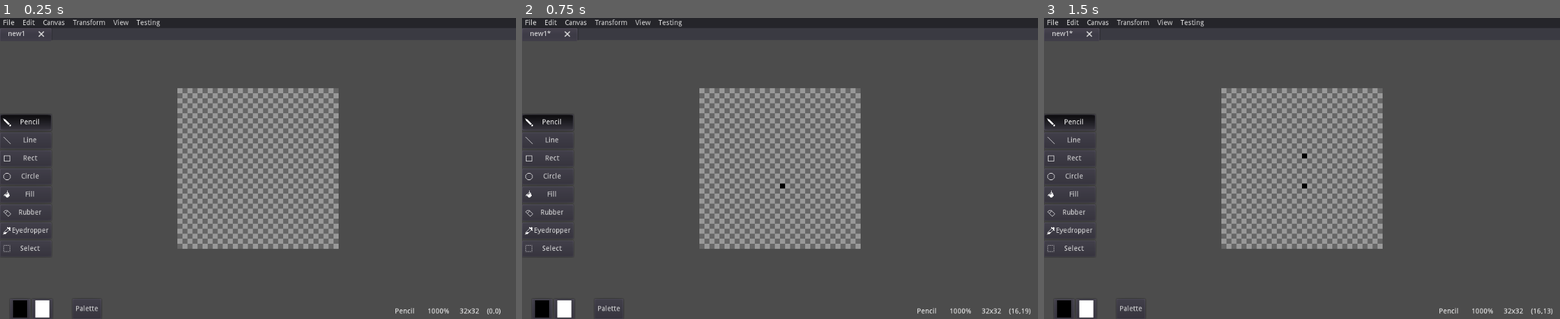
Above: before the commit, frames 1-3 (left to right).
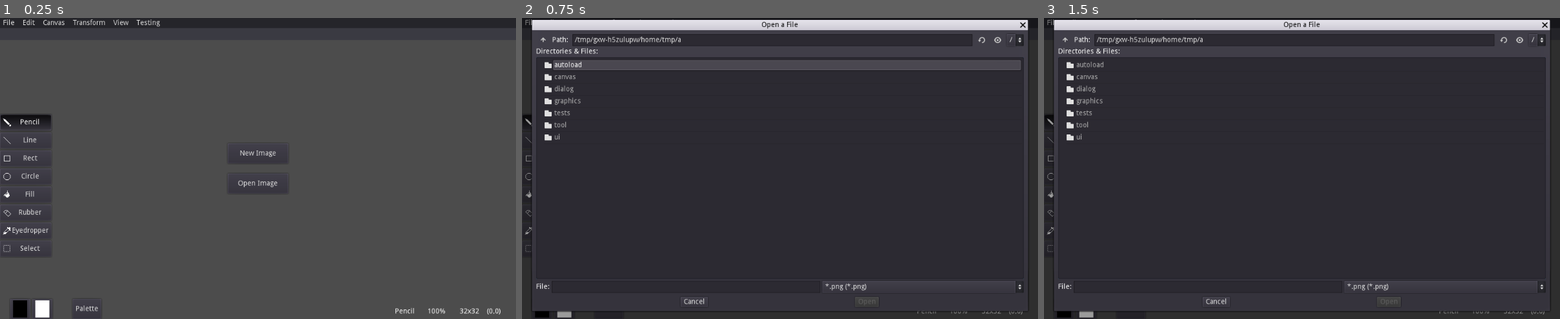
Above: after the commit, the same moments.

Repository: LukeSSJ/yokai
Game: Godot game, scene res://Main.tscn
Two runs of this game, one before a commit and one after it. Both use one fixed random seed, a clock stepped at 60 frames per second and the inputs below.
Inputs (mouse positions are in pixels of both pictures, inside the frame that each line leads up to):
- Up to frame 1 (0.25 s): no input
- Up to frame 2 (0.75 s): click (780, 183) at 0.5 s, where only the run after the commit has a clickable "Open Image"
- Up to frame 3 (1.5 s): click (1302, 153) at 1.25 s, where only the run after the commit has a clickable "New Image"

The runs differ from the first frame. In frame 1, 17% of the frame differs, in the area x 0-87%, y 3-99%; in frame 2, 83%; in frame 3, 86%, in the area x 0-100%, y 0-100%.

Commit message:
Allow all canvases to be closed

Diff:
--- a/Main.gd
+++ b/Main.gd
@@ -2,6 +2,7 @@
 
 onready var CanvasList := $CanvasList
 onready var UI := $UI
+onready var Dashboard := $UI/Dashboard
 onready var Colors := $UI/Colors
 onready var Tools := $UI/Tools
 onready var ImageTabs = $UI/TopBar/TabWrap/ImageTabs
@@ -42,16 +43,13 @@
 
 	tool_set("Pencil")
 
-	image_new_confirmed(Vector2(32, 32))
-	Global.Canvas.blank = true
-
 	# Open files from cmd args
 	for arg in OS.get_cmdline_args():
 		image_open_confirmed(arg)
 
 
 func _unhandled_input(event) -> void:
-	if event is InputEventMouse:
+	if event is InputEventMouse and Global.Canvas:
 		Global.Canvas.mouse_event(event)
 
 	# Keyboard shortcuts
@@ -100,16 +98,14 @@
 
 
 func tab_changed(tab : int) -> void:
-	Global.Canvas.hide()
-	Global.Canvas = CanvasList.get_child(tab)
-	Global.Canvas.make_active()
-	update_window_title()
+	if Global.Canvas:
+		Global.Canvas.hide()
+		Global.Canvas = CanvasList.get_child(tab)
+		Global.Canvas.make_active()
+		update_window_title()
 
 
 func tab_close(tab: int) -> void:
-	if CanvasList.get_child_count() == 1:
-		return
-
 	ImageTabs.current_tab = tab
 	if Global.Canvas.dirty:
 		UnsavedTab.popup_centered(Vector2(200, 100))
@@ -126,9 +122,17 @@
 	var tab : int = ImageTabs.current_tab
 	ImageTabs.remove_tab(tab)
 	CanvasList.get_child(tab).queue_free()
+
+	if ImageTabs.current_tab == -1:
+		Global.Canvas = null
+		Dashboard.show()
+		return
+
 	Global.Canvas = CanvasList.get_child(ImageTabs.current_tab)
+
 	if Global.Canvas.is_queued_for_deletion():
 		Global.Canvas = CanvasList.get_child(ImageTabs.current_tab + 1)
+
 	Global.Canvas.show()
 	Global.Canvas.make_active()
 
@@ -150,6 +154,7 @@
 func image_new_confirmed(size := Vector2.ZERO) -> void:
 	var canvas = Canvas.instance()
 	var tab := CanvasList.get_child_count()
+
 	if size != Vector2.ZERO:
 		canvas.image_size = size
 
@@ -160,6 +165,8 @@
 
 	if Global.Canvas:
 		Global.Canvas.hide()
+
+	Dashboard.hide()
 
 	canvas.connect("update_title", self, "tab_rename")
 	canvas.connect("update_zoom", UI, "update_zoom")
@@ -173,6 +180,10 @@
 
 
 func image_save() -> void:
+	if not Global.Canvas:
+		return
+
+
 	if Global.Canvas.image_file:
 		image_save_confirmed(Global.Canvas.image_file)
 	else:
@@ -180,6 +191,9 @@
 
 
 func image_save_as() -> void:
+	if not Global.Canvas:
+		return
+
 	# NOTE: When saving the filename defaults to the top filename
 
 	if Global.session.get("save_dir"):
@@ -202,6 +216,7 @@
 func image_open() -> void:
 	Backdrop.show()
 	OpenImage.popup_centered()
+
 	if Global.session.get("open_dir"):
 		OpenImage.current_dir = Global.session.open_dir
 
@@ -210,17 +225,17 @@
 	print("Opened file: " + file)
 	Global.session_set("open_dir", file.get_base_dir())
 
-	if not Global.Canvas.blank:
-		image_new_confirmed()
-		new_count -= 1
-
+	image_new_confirmed()
+	new_count -= 1
 
 	if Global.Canvas.image_load(file):
-		Global.Canvas.blank = false
 		update_window_title()
 
 
 func import_image() -> void:
+	if not Global.Canvas:
+		return
+
 	Backdrop.show()
 	ImportImage.popup_centered()
 
@@ -235,6 +250,9 @@
 
 
 func resize_canvas() -> void:
+	if not Global.Canvas:
+		return
+
 	Backdrop.show()
 	ResizeCanvas.popup_centered(Vector2(200, 100))
 	ResizeCanvas.on_popup()
--- a/Main.tscn
+++ b/Main.tscn
@@ -22,6 +22,34 @@
 
 [node name="UI" type="CanvasLayer" parent="."]
 script = ExtResource( 3 )
+
+[node name="Dashboard" type="MarginContainer" parent="UI"]
+anchor_left = 0.5
+anchor_top = 0.5
+anchor_right = 0.5
+anchor_bottom = 0.5
+margin_left = -60.0
+margin_top = -50.0
+margin_right = 60.0
+margin_bottom = 50.0
+
+[node name="Buttons" type="VBoxContainer" parent="UI/Dashboard"]
+margin_right = 120.0
+margin_bottom = 100.0
+custom_constants/separation = 20
+
+[node name="NewImage" type="Button" parent="UI/Dashboard/Buttons"]
+margin_right = 120.0
+margin_bottom = 40.0
+rect_min_size = Vector2( 120, 40 )
+text = "New Image"
+
+[node name="OpenImage" type="Button" parent="UI/Dashboard/Buttons"]
+margin_top = 60.0
+margin_right = 120.0
+margin_bottom = 100.0
+rect_min_size = Vector2( 120, 40 )
+text = "Open Image"
 
 [node name="Tools" parent="UI" instance=ExtResource( 1 )]
 
@@ -203,6 +231,8 @@
 
 [node name="SelectPalette" parent="UI/Backdrop/Dialog" instance=ExtResource( 24 )]
 
+[connection signal="pressed" from="UI/Dashboard/Buttons/NewImage" to="." method="image_new"]
+[connection signal="pressed" from="UI/Dashboard/Buttons/OpenImage" to="." method="image_open"]
 [connection signal="reposition_active_tab_request" from="UI/TopBar/TabWrap/ImageTabs" to="." method="tab_move"]
 [connection signal="tab_changed" from="UI/TopBar/TabWrap/ImageTabs" to="." method="tab_changed"]
 [connection signal="tab_close" from="UI/TopBar/TabWrap/ImageTabs" to="." method="tab_close"]
--- a/autoload/Command.gd
+++ b/autoload/Command.gd
@@ -19,35 +19,43 @@
 
 
 func undo() -> void:
-	Global.Canvas.undo()
+	if Global.Canvas:
+		Global.Canvas.undo()
 
 
 func redo() -> void:
-	Global.Canvas.redo()
+	if Global.Canvas:
+		Global.Canvas.redo()
 
 
 func select_all() -> void:
-	Global.Canvas.select_all()
+	if Global.Canvas:
+		Global.Canvas.select_all()
 
 
 func deselect() -> void:
-	Global.Canvas.deselect()
+	if Global.Canvas:
+		Global.Canvas.deselect()
 
 
 func delete() -> void:
-	Global.Canvas.delete()
+	if Global.Canvas:
+		Global.Canvas.delete()
 
 
 func cut() -> void:
-	Global.Canvas.cut()
+	if Global.Canvas:
+		Global.Canvas.cut()
 
 
 func copy() -> void:
-	Global.Canvas.copy()
+	if Global.Canvas:
+		Global.Canvas.copy()
 
 
 func paste() -> void:
-	Global.Canvas.paste()
+	if Global.Canvas:
+		Global.Canvas.paste()
 
 
 func import() -> void:
@@ -55,31 +63,35 @@
 
 
 func rotate_clockwise() -> void:
-	var change = Change.new()
-	change.action = "rotate_clockwise"
-	change.undo_action = "rotate_anticlockwise"
-	Global.Canvas.make_change(change)
+	if Global.Canvas:
+		var change = Change.new()
+		change.action = "rotate_clockwise"
+		change.undo_action = "rotate_anticlockwise"
+		Global.Canvas.make_change(change)
 
 
 func rotate_anticlockwise() -> void:
-	var change = Change.new()
-	change.action = "rotate_anticlockwise"
-	change.undo_action = "rotate_clockwise"
-	Global.Canvas.make_change(change)
+	if Global.Canvas:
+		var change = Change.new()
+		change.action = "rotate_anticlockwise"
+		change.undo_action = "rotate_clockwise"
+		Global.Canvas.make_change(change)
 
 
 func flip_horizontal() -> void:
-	var change = Change.new()
-	change.action = "flip_horizontal"
-	change.undo_action = "flip_horizontal"
-	Global.Canvas.make_change(change)
+	if Global.Canvas:
+		var change = Change.new()
+		change.action = "flip_horizontal"
+		change.undo_action = "flip_horizontal"
+		Global.Canvas.make_change(change)
 
 
 func flip_vertical() -> void:
-	var change = Change.new()
-	change.action = "flip_vertical"
-	change.undo_action = "flip_vertical"
-	Global.Canvas.make_change(change)
+	if Global.Canvas:
+		var change = Change.new()
+		change.action = "flip_vertical"
+		change.undo_action = "flip_vertical"
+		Global.Canvas.make_change(change)
 
 
 func resize_canvas() -> void:
@@ -88,19 +100,24 @@
 
 func toggle_grid() -> void:
 	Global.show_grid = not Global.show_grid
-	Global.Canvas.toggle_grid(Global.show_grid)
+
+	if Global.Canvas:
+		Global.Canvas.toggle_grid()
 
 
 func zoom_in() -> void:
-	Global.Canvas.zoom_in()
+	if Global.Canvas:
+		Global.Canvas.zoom_in()
 
 
 func zoom_out() -> void:
-	Global.Canvas.zoom_out()
+	if Global.Canvas:
+		Global.Canvas.zoom_out()
 
 
 func zoom_reset() -> void:
-	Global.Canvas.zoom_reset()
+	if Global.Canvas:
+		Global.Canvas.zoom_reset()
 
 
 func close_tab():
@@ -113,11 +130,13 @@
 
 
 func confirm() -> void:
-	Global.Canvas.confirm()
+	if Global.Canvas:
+		Global.Canvas.confirm()
 
 
 func cancel() -> void:
-	Global.Canvas.cancel()
+	if Global.Canvas:
+		Global.Canvas.cancel()
 
 
 func tool_set(new_tool : String) -> void:
@@ -129,19 +148,23 @@
 
 
 func shift_left() -> void:
-	Global.Canvas.shift_selection(Vector2(-1, 0))
+	if Global.Canvas:
+		Global.Canvas.shift_selection(Vector2(-1, 0))
 
 
 func shift_right() -> void:
-	Global.Canvas.shift_selection(Vector2(1, 0))
+	if Global.Canvas:
+		Global.Canvas.shift_selection(Vector2(1, 0))
 
 
 func shift_up() -> void:
-	Global.Canvas.shift_selection(Vector2(0, -1))
+	if Global.Canvas:
+		Global.Canvas.shift_selection(Vector2(0, -1))
 
 
 func shift_down() -> void:
-	Global.Canvas.shift_selection(Vector2(0, 1))
+	if Global.Canvas:
+		Global.Canvas.shift_selection(Vector2(0, 1))
 
 
 func run_tests() -> void:
--- a/canvas/Canvas.gd
+++ b/canvas/Canvas.gd
@@ -17,7 +17,6 @@
 var prev_image := Image.new()
 var zoom_level := 10.0
 var dirty := false
-var blank := false
 var panning := false
 var pan_start := Vector2.ZERO
 var change_list := []
@@ -77,9 +76,11 @@
 func make_active() -> void:
 	zoom_update()
 	update_title()
+	toggle_grid()
+	show()
+
 	emit_signal("update_size", image_size)
-	toggle_grid(Global.show_grid)
-	show()
+
 	$Camera.current = true
 
 
@@ -193,7 +194,7 @@
 		Select.cancel_selection()
 		return
 
-	#Global.Tool.cancel_drawing()
+	Global.Tool.cancel()
 
 
 func delete_selection() -> void:
@@ -241,8 +242,8 @@
 	Select.select_region(rect)
 
 
-func toggle_grid(set_to:bool):
-	Grid.visible = set_to
+func toggle_grid():
+	Grid.visible = Global.show_grid
 
 
 func update_size() -> void:
@@ -270,7 +271,7 @@
 	Preview.texture = ImageTools.get_texture(image_preview)
 
 
-func make_change(change:Node) -> void:
+func make_change(change: Node) -> void:
 	# Delete undone changes
 	if len(change_list) > change_cursor + 1:
 		change_list.resize(change_cursor + 1)
@@ -291,7 +292,6 @@
 		change_cursor -= 1
 
 	dirty = true
-	blank = false
 	update_title()
 
 # Canvas operations
--- a/tool/Tool.gd
+++ b/tool/Tool.gd
@@ -28,8 +28,10 @@
 	control_pressed = event.control
 
 	draw_color = Global.colors[button_index]
+
 	if Global.Canvas.Select.visible:
 		Global.Canvas.Select.confirm_selection()
+
 	start(pos)
 	draw(pos)
 
